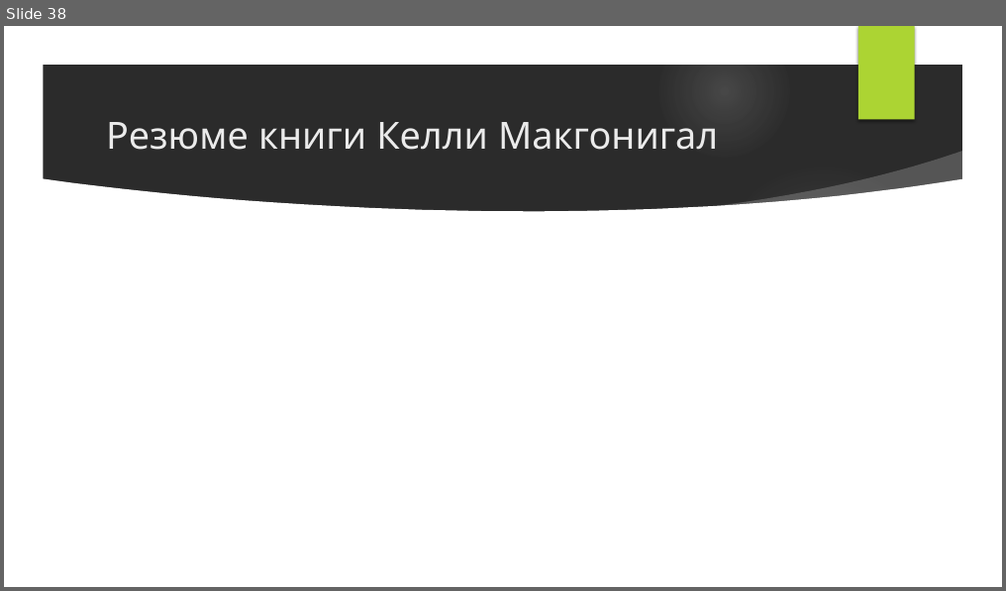
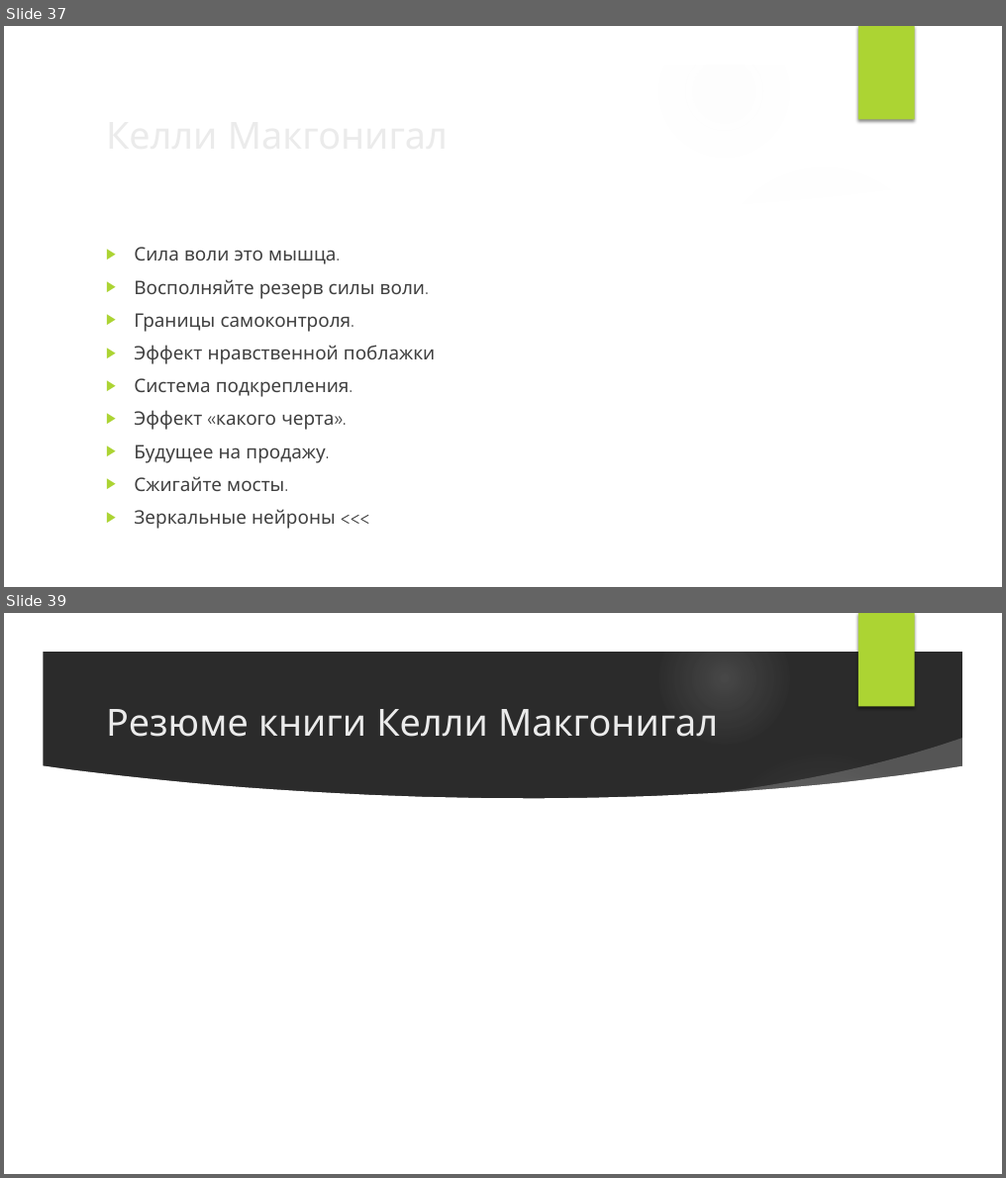
Before and after one commit to VladimirMakarevich/presentations, a slide deck: softskills/willpower/willpower.pptx. Shown one above the other, each under a label of ours: slide 38 before the commit, slides 37 and 39 after it; the slides between them are not shown. The pictures are 1006x591 and 1006x1178 pixels, drawn with LibreOffice and Linux fonts; fonts in the diff are those of the drawing; background and template pictures are left out; a plain dark background stands for a picture behind light text. Boxes give left, top, right and bottom in pixels: in the first picture for what was removed or moved away, otherwise in the second. Text is boxed around its words. In the diff, an @@ line names an element or a change of style, - is before the commit and + after.

```diff
--- a/softskills/willpower/willpower.pptx
+++ b/softskills/willpower/willpower.pptx
@@ slide 37 added at (x1=4, y1=26, x2=1002, y2=587), background picture (left out); not listed: 9 template elements that a slide beside it also shows @@
@@ title added at (x1=98, y1=105, x2=816, y2=163), 36 pt, text #EBEBEB @@
+Келли Макгонигал
@@ text added at (x1=134, y1=247, x2=435, y2=529), 18 pt, text #404040 @@
+▶ Сила воли это мышца.
+▶ Восполняйте резерв силы воли.
+▶ Границы самоконтроля.
+▶ Эффект нравственной поблажки
+▶ Система подкрепления.
+▶ Эффект «какого черта».
+▶ Будущее на продажу.
+▶ Сжигайте мосты.
+▶ Зеркальные нейроны <<<
@@ what was slide 38 is now slide 39 @@
```
Also in this commit, not shown: 3 slides changed.
